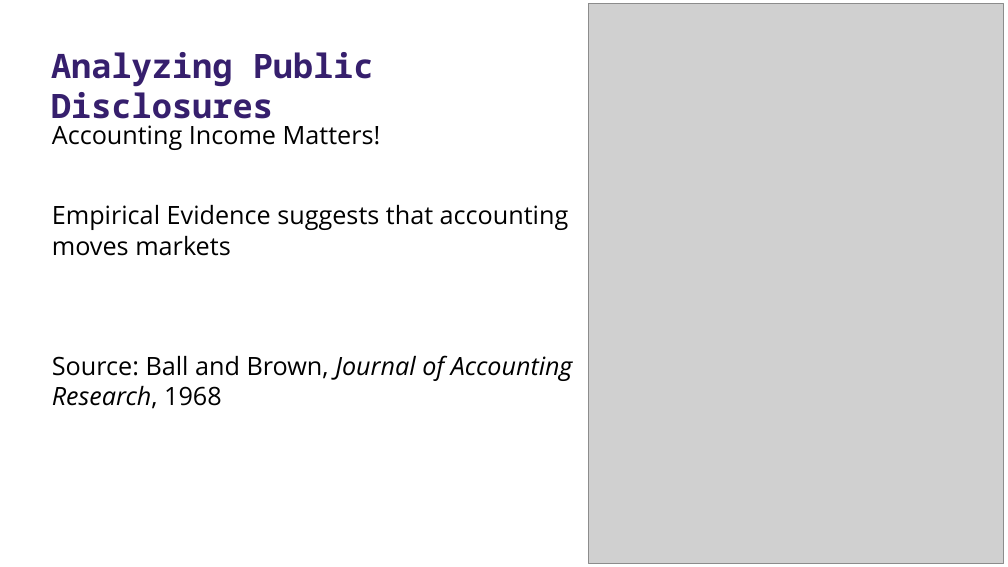
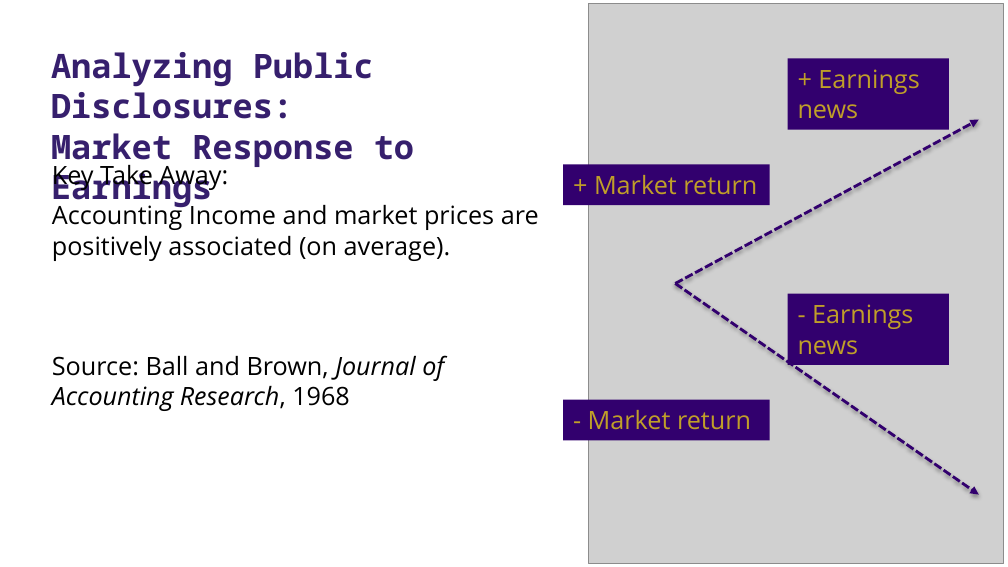
Before and after one commit to ashercurtis/slides.io, a slide deck: slide 22 of BUS AN_500/BUS AN500Class01_2026.pptx (slide 17 before the commit). Drawn at 1008x567 pixels with LibreOffice and Linux fonts; fonts in the diff are those of the drawing; grey boxes stand for pictures. Boxes give left, top, right and bottom in pixels: in the first picture for what was removed or moved away, otherwise in the second. Text is boxed around its words. In the diff, an @@ line names an element or a change of style, - is before the commit and + after.

```diff
--- a/BUS AN_500/BUS AN500Class01_2026.pptx
+++ b/BUS AN_500/BUS AN500Class01_2026.pptx
@@ title at box(51, 52, 414, 208): text changed @@
-Analyzing Public Disclosures
+Analyzing Public Disclosures:
+Market Response to Earnings
@@ rectangle added at box(787, 58, 949, 130), fill #32006E, 18 pt, text #C09F29 @@
++ Earnings news
@@ arrow added from (675, 283) to (979, 120), #32006E 2 pt dashed @@
@@ text at box(52, 165, 539, 261): text changed @@
-Accounting Income Matters!
-Empirical Evidence suggests that accounting moves markets
+Key Take Away:
+Accounting Income and market prices are positively associated (on average).
@@ rectangle added at box(563, 164, 770, 205), fill #32006E, 18 pt, text #C09F29 @@
++ Market return
@@ arrow added from (675, 283) to (979, 495), #32006E 2 pt dashed @@
@@ rectangle added at box(787, 293, 949, 365), fill #32006E, 18 pt, text #C09F29 @@
+- Earnings news
@@ rectangle added at box(563, 400, 770, 440), fill #32006E, 18 pt, text #C09F29 @@
+- Market return
```
Also in this commit, not shown: 11 other slides changed, 9 slides added, 3 slides removed, 1 other file.
